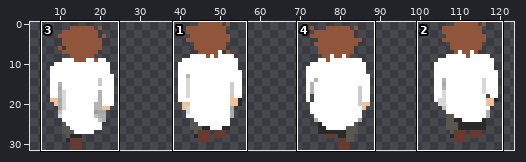
File history of a sprite sheet, static/imgs/scientist_walk_left.png. Above, an overview of the earlier version with the close-up marked.
Close-up. Old version:
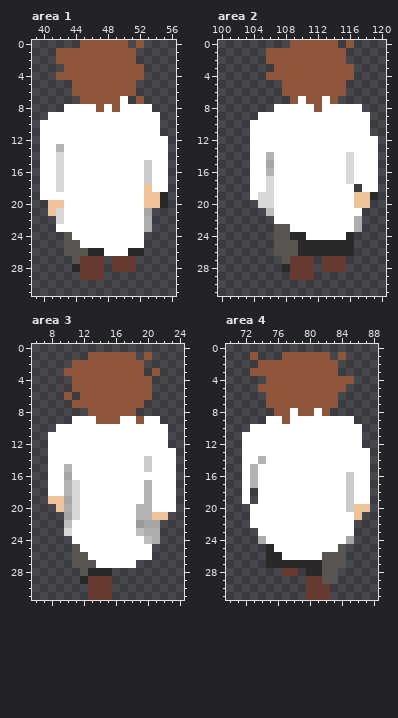
The file is 128x32 pixels. Colours within 5 levels of each other are drawn and written as one. Shown: area 1: x 39..56, y 0..31; area 2: x 100..120, y 0..31; area 3: x 6..24, y 0..31; area 4: x 70..88, y 0..31. The wide view leaves out empty margins.
After the commit:
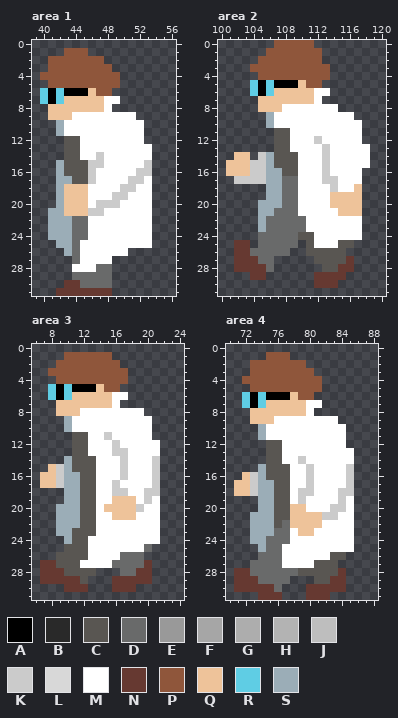
Palette (. is transparent): A #000000  B #292929  C #595652  D #696a6a  E #999999  F #a6a6a6  G #adadad  H #b3b3b3  J #bebebe  K #cbcbcb  L #d8d8d8  M #ffffff  N #663931  P #8f563b  Q #eec39a  R #5fcde4  S #9badb7
Change:
--- area 1
@@ x 39..56 @@
- 0 ......PPPPPP.P....
- 1 ...PPPPPPPPPP.....
- 2 ...PPPPPPPPPP.....
- 3 ....PPPPPPPPPP....
- 4 ...PPPPPPPPPPP....
- 5 .....PPPPPPPP.....
- 6 .....PPPPPPPP.....
- 7 ......PPPPPM.P....
- 8 ....MMMMPMPMMMM...
- 9 ..MMMMMMMMMMMMMM..
-10 .MMMMMMMMMMMMMMM..
-11 .MMMMMMMMMMMMMMM..
-12 .MMMMMMMMMMMMMMMM.
-13 .MMHMMMMMMMMMMMMM.
-14 .MMLMMMMMMMMMMMMM.
-15 .MMLMMMMMMMMMMKMM.
-16 .MMLMMMMMMMMMMKMM.
-17 .MMLMMMMMMMMMMKMM.
-18 .MMLMMMMMMMMMMQMM.
-19 .MMMMMMMMMMMMMQQB.
-20 ..QQMMMMMMMMMMQQB.
-21 ..QLMMMMMMMMMMF...
-22 ...LMMMMMMMMMMG...
-23 ...MMMMMMMMMMMG...
-24 ....CMMMMMMMMM....
-25 ....CCMMMMMMMM....
-26 ....CCCBBMMMBB....
-27 .....CNNN.NNN.....
-28 .....BNNN.NNN.....
-29 ......NNN.........
-30 ..................
-31 ..................
+ 0 ..................
+ 1 ....PPP...........
+ 2 ..PPPPPPP.........
+ 3 ..PPPPPPPP........
+ 4 .PPPPPPPPPP.......
+ 5 ..PPPPPPPPP.......
+ 6 .RARAAAQPP........
+ 7 .RARQQQQQMM.......
+ 8 ..QQQQQQQM........
+ 9 ..QQQMMMMMMMM.....
+10 ...SMMMMMMMMMM....
+11 ...SMMMMMMMMMM....
+12 ....CCMMMMMMMM....
+13 ....CCMMMMMMMMM...
+14 ....CCMMKMMMMMM...
+15 ...SCCCKKMMMMMK...
+16 ...SCCCKMMMMMKK...
+17 ...SSCCKMMMMKKM...
+18 ...SQQQMMMMKKMM...
+19 ...SQQQMMMKKMMM...
+20 ...SQQQMKKKMMMM...
+21 ..SSQQQKKMMMMMM...
+22 ..SSSDDMMMMMMMM...
+23 ..SSSDDMMMMMMMM...
+24 ..SSSDDMMMMMMMM...
+25 ...SSDMMMMMMMMM...
+26 ....SDMMMMMM......
+27 .....DMMMM........
+28 .....MMMDD........
+29 .....DDDDD........
+30 ....NNDDDD........
+31 ...NNNNNNN........
--- area 2
@@ x 100..120 @@
- 0 .........PPPPPP.P....
- 1 ......PPPPPPPPPP.....
- 2 ......PPPPPPPPPP.....
- 3 .......PPPPPPPPPP....
- 4 ......PPPPPPPPPPP....
- 5 ........PPPPPPPP.....
- 6 ........PPPPPPPP.....
- 7 .........PMPPMP......
- 8 .......MMMMMPMMMMM...
- 9 .....MMMMMMMMMMMMMM..
-10 ....MMMMMMMMMMMMMMM..
-11 ....MMMMMMMMMMMMMMM..
-12 ....MMMMMMMMMMMMMMMM.
-13 ....MMMMMMMMMMMMMMMM.
-14 ....MMHMMMMMMMMMLMMM.
-15 ....MMFMMMMMMMMMLMMM.
-16 ....MMHMMMMMMMMMLMMM.
-17 ....MMLMMMMMMMMMLMMM.
-18 ....MMLMMMMMMMMMM.MM.
-19 ....MLLMMMMMMMMMMQQB.
-20 .....LLMMMMMMMMMMQQ..
-21 ......JMMMMMMMMMMM...
-22 .......MMMMMMMMMMG...
-23 .......CCMMMMMMMMG...
-24 .......CCBBMMMMMB....
-25 .......CCCBBBBBBB....
-26 .......CCCBBBBBBB....
-27 ........CNNN.NNN.....
-28 ........BNNN.NNN.....
-29 .........NNN.........
-30 .....................
+ 0 .......PPPPP.........
+ 1 ......PPPPPPP........
+ 2 .....PPPPPPPP........
+ 3 ....PPPPPPPPPP.......
+ 4 .....PPPPPPPPP.......
+ 5 ....RARAAAQPP........
+ 6 ....RARQQQQQMM.......
+ 7 .....QQQQQQQM........
+ 8 .....QQQMMMMMMM......
+ 9 ......SMMMMMMMMMM....
+10 ......SMMMMMMMMMMM...
+11 .......CCMMMMMMMMM...
+12 .......CCMMMKMMMMM...
+13 .......CCMMMMKMMMMM..
+14 ..QQ.KSCCCMMMKMMMMM..
+15 .QQQKKSCCCMMMKMMMMM..
+16 .QQQKKSSCCMMMKMMMM...
+17 ..KKKKSSDDMMMKKMMM...
+18 ......SSDDMMMMKMMQ...
+19 ......SSDDMMMMQQQQ...
+20 .....SSSDDMMMMQQQQ...
+21 .....SSDDDMMMMMQQQ...
+22 .....SDDDDDMMMMMMM...
+23 .....SDDDDDMMMMMMM...
+24 .....DDDDDCCMMMMMM...
+25 ..NN.DDDDD.CMMMCC....
+26 ..NNDDDDD..CCCCC.....
+27 ..NNNDD.....CCCCN....
+28 ..NNNND......CCNN....
+29 ....NN......NNNN.....
+30 ............NNN......
 31 .....................
--- area 3
@@ x 6..24 @@
  0 ...................
- 1 .......PPPPPP.P....
- 2 .....PPPPPPPPP.....
- 3 ....PPPPPPPPPP.P...
- 4 .....PPPPPPPPPP....
- 5 .....PPPPPPPPPP....
- 6 ....P.PPPPPPPPP....
- 7 .....PPPPPPPPP.....
- 8 .......PPPPPP......
- 9 .....MMMPPPMMPMM...
-10 ...MMMMMMMMMMMMMM..
-11 ..MMMMMMMMMMMMMMM..
-12 ..MMMMMMMMMMMMMMM..
-13 ..MMMMMMMMMMMMMMMM.
-14 ..MMMMMMMMMMMMKMMM.
-15 ..MMHMMMMMMMMMKMMM.
-16 ..MMFMMMMMMMMMMMMM.
-17 ..MMHLMMMMMMMMHMMM.
-18 ..MMHLMMMMMMMMHMMM.
-19 ..QQFLMMMMMMMMHMMM.
-20 ...QGLMMMMMMMHHMMM.
-21 ....FLMMMMMMMHHQQ..
-22 ....JMMMMMMMMEFF...
-23 ....LMMMMMMMMJGG...
-24 .....MMMMMMMMMJG...
-25 .....CMMMMMMMMM....
-26 .....CCMMMMMMMM....
-27 .....CCCMMMMM......
-28 ......CBBB.........
-29 ......BNNN.........
-30 .......NNN.........
-31 .......NNN.........
+ 1 ....PPPPPP.........
+ 2 ...PPPPPPPP........
+ 3 ..PPPPPPPPPP.......
+ 4 ...PPPPPPPPP.......
+ 5 ..RARAAAQPP........
+ 6 ..RARQQQQQMM.......
+ 7 ...QQQQQQQM........
+ 8 ...QQQMMMMMMMM.....
+ 9 ....SMMMMMMMMMM....
+10 ....SMMMMMMMMMM....
+11 .....CCMMKMMMMM....
+12 .....CCMMMKMMMMM...
+13 .....CCMMMKKMMMM...
+14 ....SCCCMMMKMMMK...
+15 ..QKSCCCMMMKMMMK...
+16 .QQKSSCCMMMKMMMK...
+17 .QQKSSCCMMKMMMMK...
+18 ....SSCCMMKKMMKK...
+19 ....SSCCMMQQQMKM...
+20 ...SSSCCMQQQQKMM...
+21 ...SSSCCMMQQQMMM...
+22 ...SSSCCMMMMMMMM...
+23 ...SSCCCMMMMMMMM...
+24 ....SCCMMMMMMMMM...
+25 ....CCCMMMMMMMD....
+26 ...CCCCMMMMDDD.....
+27 .NNCCCMMMMDDDDN....
+28 .NNNCCCC...DDNN....
+29 .NNNNNC...NNNNN....
+30 ....NNN...NNN......
+31 ...................
--- area 4
@@ x 70..88 @@
  0 ...................
- 1 ...P...PPPPPP.P....
- 2 ....PPPPPPPPPP.....
- 3 ...PPPPPPPPPPP.....
- 4 .....PPPPPPPPPPP...
- 5 ....PPPPPPPPPPP....
- 6 .....PPPPPPPPP.....
- 7 .....PPPPPPPPP.....
- 8 ......PPMPPMP......
- 9 .....MMPMMMMMMMM...
-10 ...MMMMMMMMMMMMMM..
-11 ..MMMMMMMMMMMMMMM..
-12 ..MMMMMMMMMMMMMMM..
-13 ..MMMMMMMMMMMMMMMM.
-14 ..MMHMMMMMMMMMMMMM.
-15 ..MHMMMMMMMMMMMMMM.
-16 ..MHMMMMMMMMMMMKMM.
-17 ..MHMMMMMMMMMMMKMM.
-18 ..M.MMMMMMMMMMMKMM.
-19 ..M.MMMMMMMMMMMKMM.
-20 ...MMMMMMMMMMMMKQQ.
-21 ...MMMMMMMMMMMMMQ..
-22 ...MMMMMMMMMMMMM...
-23 ....MMMMMMMMMMMM...
-24 ....GMMMMMMMMMMF...
-25 .....BMMMMMMMMC....
-26 .....BBMMMMMCCC....
-27 .....BBBBBBBCCC....
-28 .......NN.BBCC.....
-29 ..........NNCC.....
-30 ..........NNN......
-31 ..........NNN......
+ 1 .....PPP...........
+ 2 ...PPPPPPP.........
+ 3 ...PPPPPPPP........
+ 4 ..PPPPPPPPPP.......
+ 5 ...PPPPPPPPP.......
+ 6 ..RARAAAQPP........
+ 7 ..RARQQQQQMM.......
+ 8 ...QQQQQQQM........
+ 9 ...QQQMMMMMMMM.....
+10 ....SMMMMMMMMMM....
+11 ....SMMMMMMMMMM....
+12 .....CCMMMMMMMM....
+13 .....CCMMMMMMMMM...
+14 .....CCMMKMMMMMM...
+15 ....SCCCMMKMMMMK...
+16 ..QKSCCCMMKMMMMK...
+17 .QQKSSCCMMKMMMMK...
+18 .QQKSSCCMKKMMMKK...
+19 ....SSCCMKMMMMKM...
+20 ....SSCCQQMMMKKM...
+21 ...SSSCCQQQQKKMM...
+22 ...SSSCDQQQQMMMM...
+23 ...SSSDDMQQMMMMM...
+24 ...SSDDDMMMMMMMM...
+25 ....SDDMMMMMMMMM...
+26 ....DDDMMMMMMCC....
+27 ...DDDDMMMMCCC.....
+28 .NNDDDDDDCCCCCN....
+29 .NNNDDDD...CCNN....
+30 .NNNNND...NNNNN....
+31 ....NNN...NNN......
